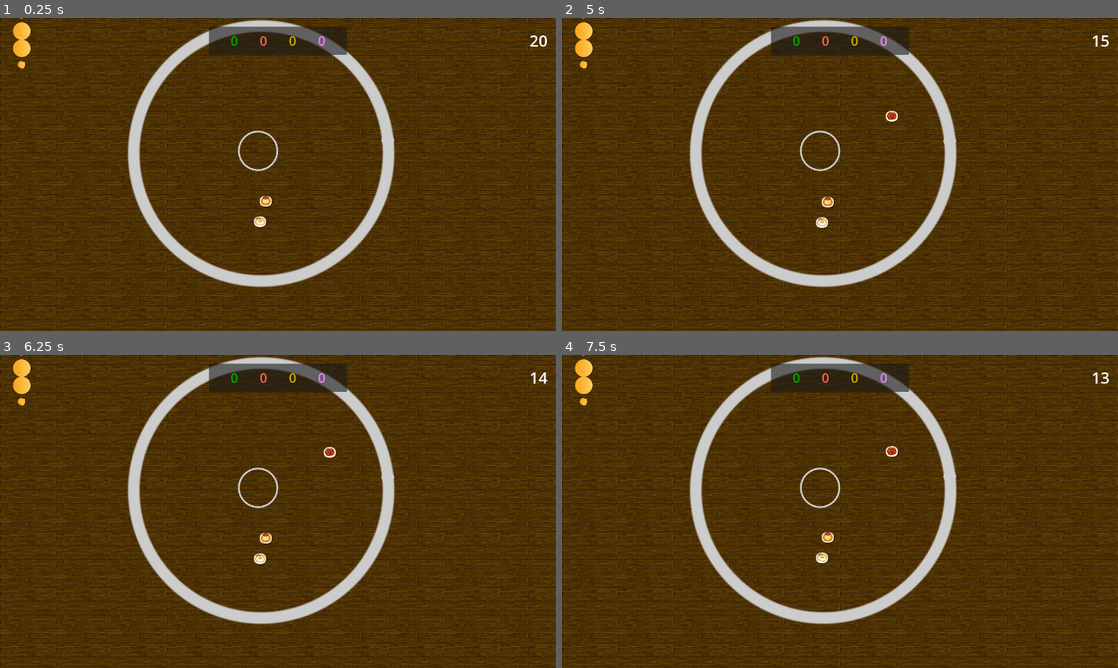
Above: before the commit, frames 1-4 (two rows, left to right).
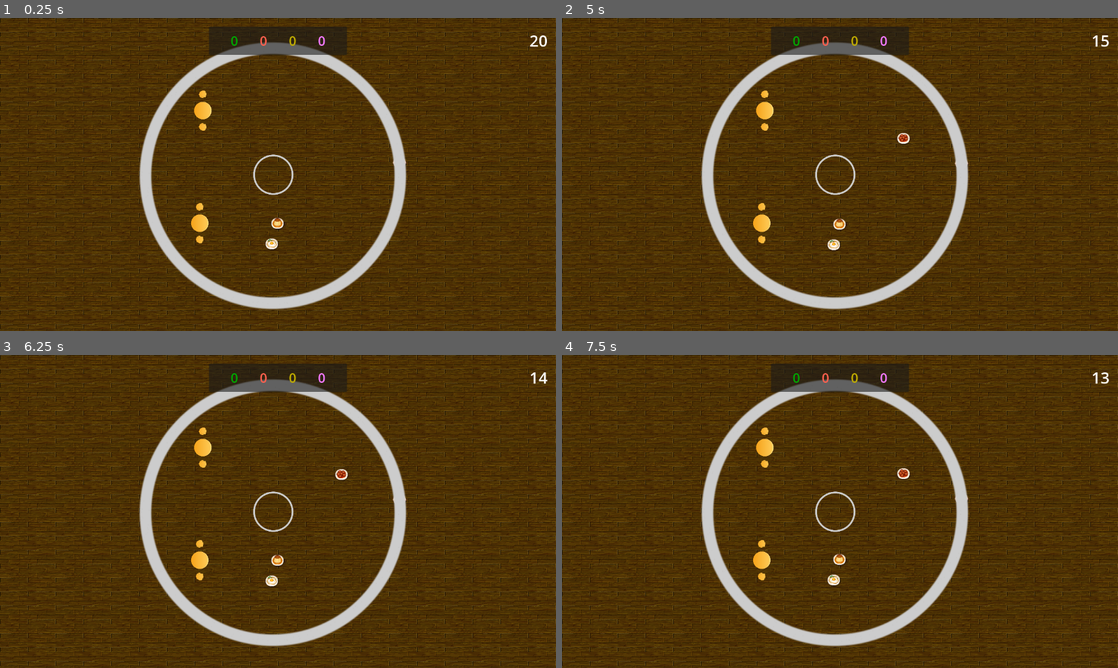
Above: after the commit, the same moments.

Repository: louiidev/ggj24_sumo
Game: Godot game, scene res://Scenes/main.tscn
Two runs of this game, one before a commit and one after it. Both use one fixed random seed, a clock stepped at 60 frames per second and the inputs below.
Inputs:
- Up to frame 1 (0.25 s): no input
- Up to frame 2 (5 s): tap Enter (ui_accept) at 0.5, 0.77, 1.52, 3.02, 3.77, 4.52 s
- Up to frame 3 (6.25 s): tap Enter (ui_accept) at 6.02 s
- Up to frame 4 (7.5 s): tap Enter (ui_accept) at 6.77 s

The runs differ from the first frame. In frame 1, 11% of the frame differs, in the area x 2-74%, y 0-94%; in frame 2, 12%; in frame 3, 12%; in frame 4, 12%.

Commit message:
added spawn points

Diff:
--- a/Scenes/Powerup.gd
+++ b/Scenes/Powerup.gd
@@ -71,8 +71,8 @@
 func onPlayerTouch(objIn):
 	match type:
 		powerupType.SCORE:
-			GameGlobals.playerScores[objIn.playerNum] += 10
-			GameGlobals.updateScore.emit(objIn.playerNum, 10)
+			GameGlobals.playerScores[objIn.deviceId] += 10
+			GameGlobals.updateScore.emit(objIn.deviceId, 10)
 			$Label.text = '10 Points'
 		powerupType.DUD:
 			$Label.text = 'Bad luck!'
--- a/Scenes/main.gd
+++ b/Scenes/main.gd
@@ -6,7 +6,9 @@
 
 @export var powerupsAtStart = 3
 var player_scene: PackedScene = preload("res://Scenes/Player.tscn")
-
+@onready var boundary: Node2D = $Boundry
+@onready var boundaryShape:CollisionShape2D = $Boundry/StaticBody2D/CollisionShape2D
+@onready var spawnPoints: Node2D = $Boundry/SpawnPoints
 var players: Array[Node2D] = []
 
 # Called when the node enters the scene tree for the first time.
@@ -41,7 +43,7 @@
 	player.global_position = Vector2(50, 50)
 	add_child(player)
 	players.push_back(player)
-
+	player.global_position = spawnPoints.get_child(p['device_id']).global_position
 
 func init(playerData: Array):
 	for p in playerData:
--- a/Scenes/main.tscn
+++ b/Scenes/main.tscn
@@ -15,6 +15,9 @@
 tile_size = Vector2i(128, 128)
 sources/1 = SubResource("TileSetAtlasSource_w8twd")
 
+[sub_resource type="CircleShape2D" id="CircleShape2D_du6i0"]
+radius = 240.0
+
 [node name="main" type="Node2D"]
 script = ExtResource("1_appyy")
 
@@ -25,14 +28,36 @@
 layer_0/tile_data = PackedInt32Array(0, 1, 0, 1, 1, 0, 2, 1, 0, 3, 1, 0, 4, 1, 0, 5, 1, 0, 6, 1, 0, 7, 1, 0, 65543, 1,  …(1491 unchanged characters)…
 
 [node name="Boundry" type="Sprite2D" parent="."]
-position = Vector2(600, 308)
+position = Vector2(627, 359)
 scale = Vector2(1.256, 1.256)
 texture = ExtResource("3_fpuyr")
+
+[node name="StaticBody2D" type="StaticBody2D" parent="Boundry"]
+collision_layer = 0
+collision_mask = 0
+
+[node name="CollisionShape2D" type="CollisionShape2D" parent="Boundry/StaticBody2D"]
+shape = SubResource("CircleShape2D_du6i0")
+one_way_collision_margin = 0.0
+
+[node name="SpawnPoints" type="Node2D" parent="Boundry"]
+
+[node name="SpawnPoint1" type="Node2D" parent="Boundry/SpawnPoints"]
+position = Vector2(-127.389, -116.242)
+
+[node name="SpawnPoint2" type="Node2D" parent="Boundry/SpawnPoints"]
+position = Vector2(-132.962, 89.9682)
+
+[node name="SpawnPoint3" type="Node2D" parent="Boundry/SpawnPoints"]
+position = Vector2(144.904, -101.115)
+
+[node name="SpawnPoint4" type="Node2D" parent="Boundry/SpawnPoints"]
+position = Vector2(135.35, 97.1338)
 
 [node name="HudScores" parent="." instance=ExtResource("1_70kyn")]
 
 [node name="kingOfTheHill" parent="." instance=ExtResource("2_fj1ka")]
-position = Vector2(595, 305)
+position = Vector2(630, 360)
 
 [node name="SecondPassed" type="Timer" parent="."]
 autostart = true
Not shown: 1 places in Scenes/main.tscn that only renumber resources
